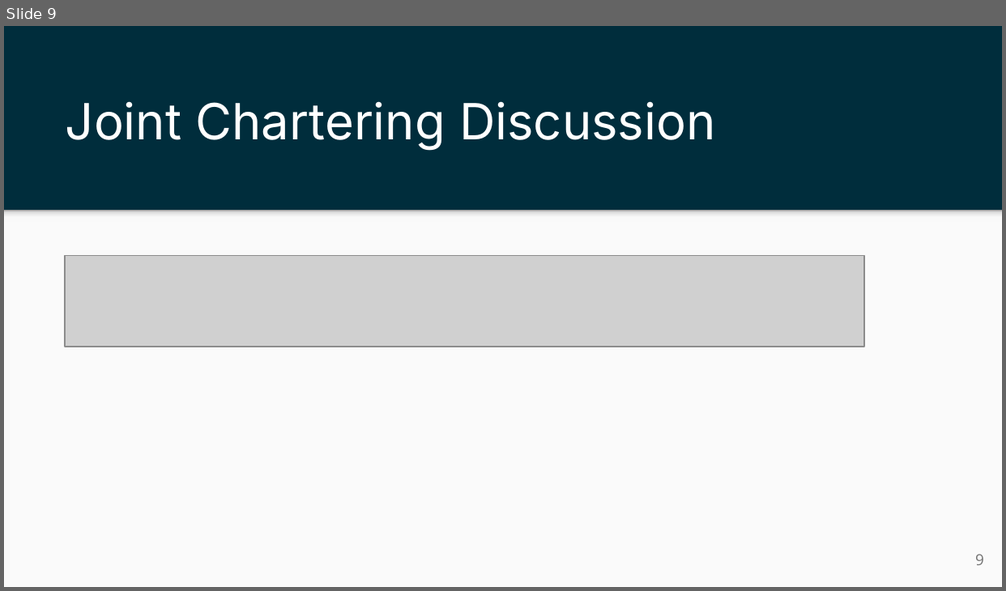
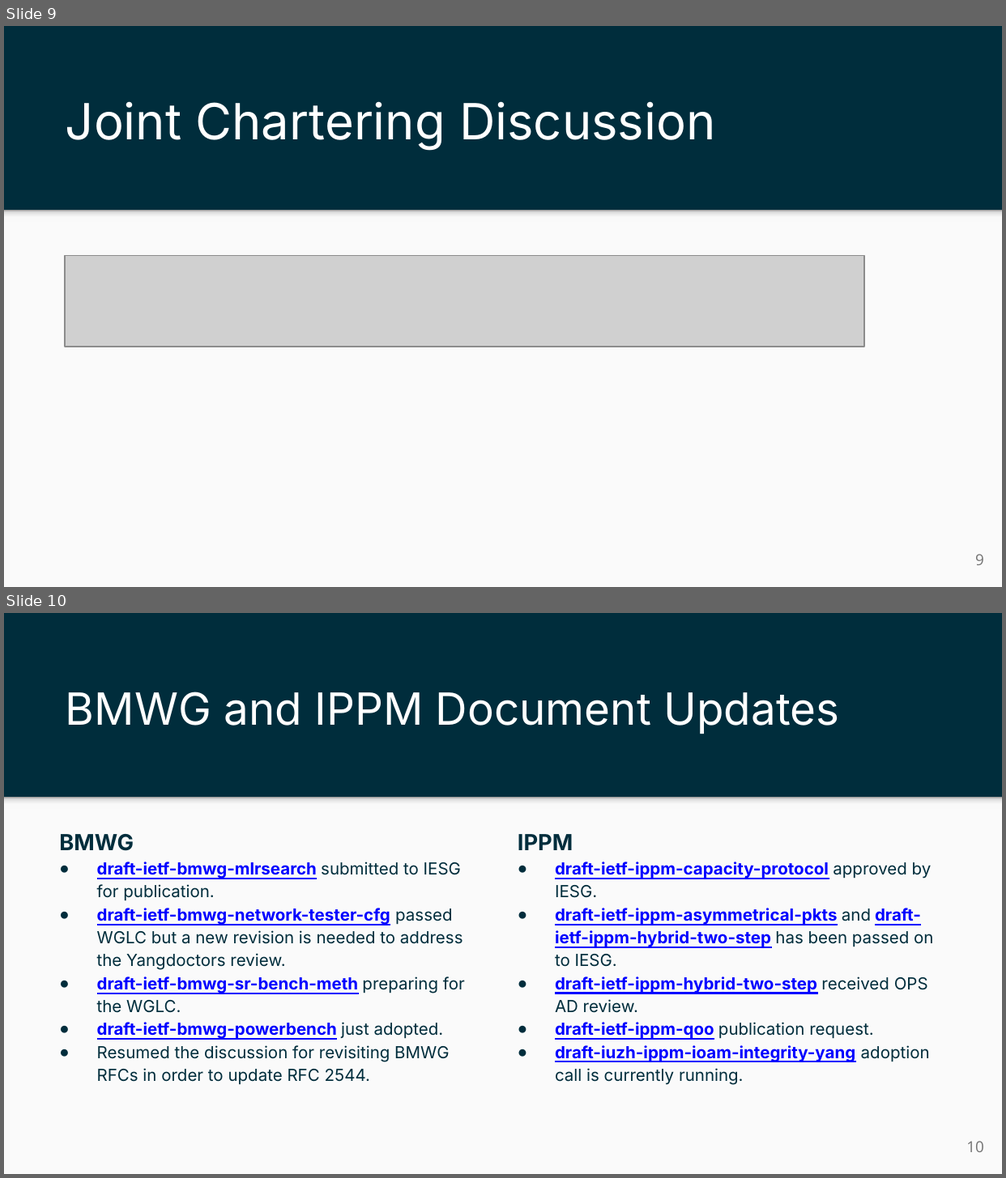
Before and after one commit to ietf-ippm/meeting-materials, a slide deck: interim-01/Slides/chair-slides-bmwg-ippm.pptx. Shown one above the other, each under a label of ours: slide 9 before the commit, slides 9 and 10 after it. The pictures are 1006x591 and 1006x1178 pixels, drawn with LibreOffice and Linux fonts; fonts in the diff are those of the drawing; grey boxes stand for pictures. Boxes give left, top, right and bottom in pixels: in the first picture for what was removed or moved away, otherwise in the second. Text is boxed around its words. In the diff, an @@ line names an element or a change of style, - is before the commit and + after.

```diff
--- a/interim-01/Slides/chair-slides-bmwg-ippm.pptx
+++ b/interim-01/Slides/chair-slides-bmwg-ippm.pptx
@@ slide 10 added at box(4, 613, 1002, 1174), background #002D3C; not listed: 2 template elements that a slide beside it also shows @@
@@ title added at box(66, 692, 839, 734), 32 pt, text #FFFFFF @@
+BMWG and IPPM Document Updates
@@ text added at box(59, 834, 465, 1085), 12 pt, text #002D3C @@
+BMWG
+● draft-ietf-bmwg-mlrsearch submitted to IESG for publication.
+● draft-ietf-bmwg-network-tester-cfg passed WGLC but a new revision is needed to address the Yangdoctors review.
+● draft-ietf-bmwg-sr-bench-meth preparing for the WGLC.
+● draft-ietf-bmwg-powerbench just adopted.
+● Resumed the discussion for revisiting BMWG RFCs in order to update RFC 2544.
@@ text added at box(518, 834, 933, 1085), 12 pt, text #0000FF, bold, underline @@
+IPPM
+● draft-ietf-ippm-capacity-protocol approved by IESG.
+● draft-ietf-ippm-asymmetrical-pkts and draft-ietf-ippm-hybrid-two-step has been passed on to IESG.
+● draft-ietf-ippm-hybrid-two-step received OPS AD review.
+● draft-ietf-ippm-qoo publication request.
+● draft-iuzh-ippm-ioam-integrity-yang adoption call is currently running.
@@ page number added at box(966, 1141, 983, 1152), 11 pt, text #737373 @@
+10
```
